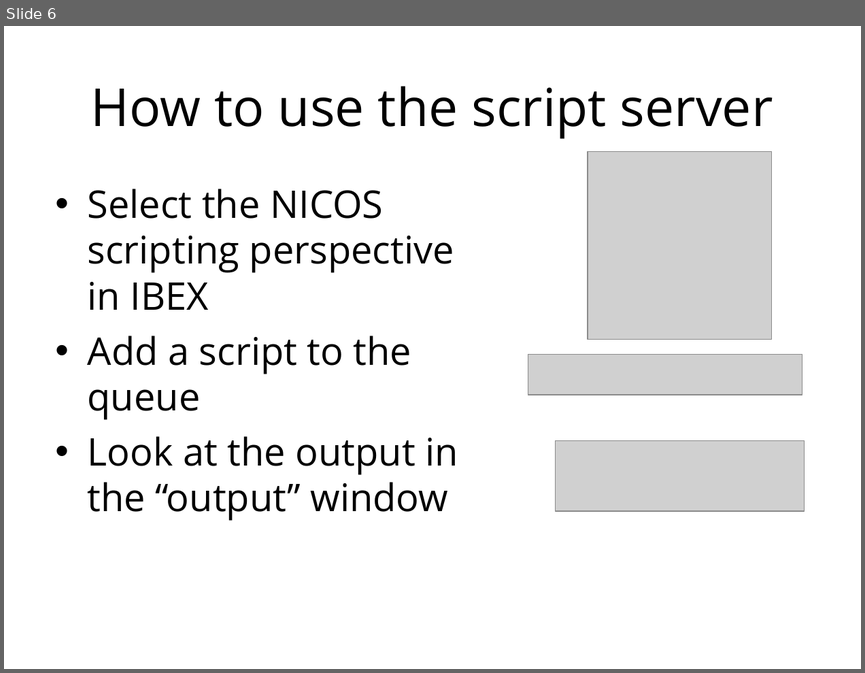
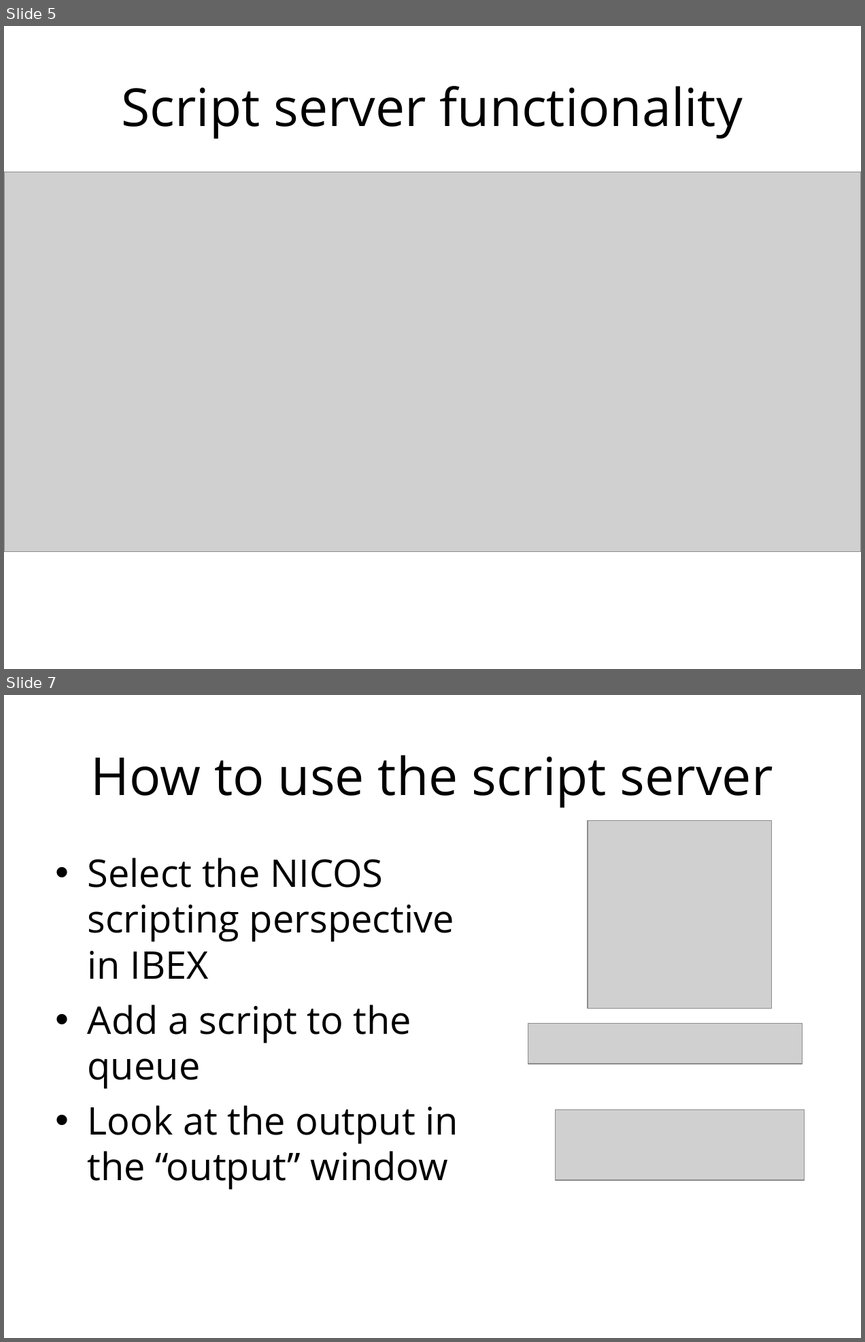
Before and after one commit to ISISComputingGroup/ibex_user_manual, a slide deck: nicos_changes.ppt. Shown one above the other, each under a label of ours: slide 6 before the commit, slides 5 and 7 after it; the slides between them are not shown. The pictures are 865x673 and 865x1342 pixels, drawn with LibreOffice and Linux fonts; fonts in the diff are those of the drawing; grey boxes stand for pictures; background and template pictures are left out. Boxes give left, top, right and bottom in pixels: in the first picture for what was removed or moved away, otherwise in the second. Text is boxed around its words. In the diff, an @@ line names an element or a change of style, - is before the commit and + after.

```diff
--- a/nicos_changes.ppt
+++ b/nicos_changes.ppt
@@ slide 5 added at box(4, 26, 861, 669), background #FFFFFF @@
@@ title added at box(121, 86, 742, 139), 44 pt, text #000000 @@
+Script server functionality
@@ picture added at box(4, 172, 861, 551) @@
@@ what was slide 6 is now slide 7 @@
```
Also in this commit, not shown: 4 slides changed, 1 other slide added, 1 slide removed, 1 other file.
